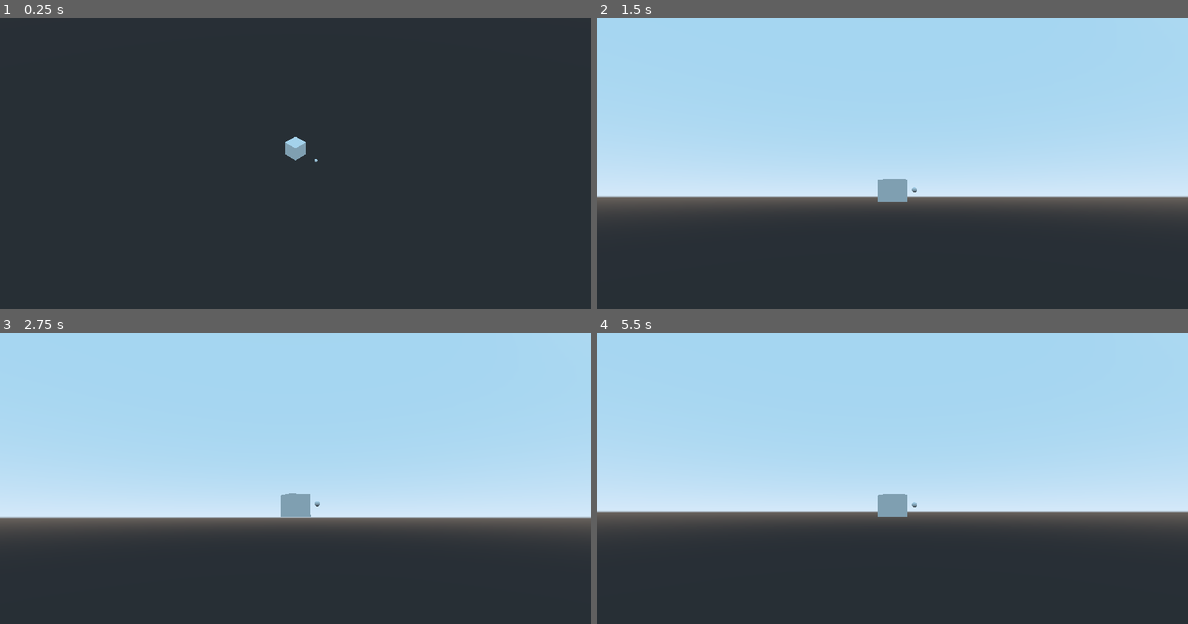
Above: before the commit, frames 1-4 (two rows, left to right).
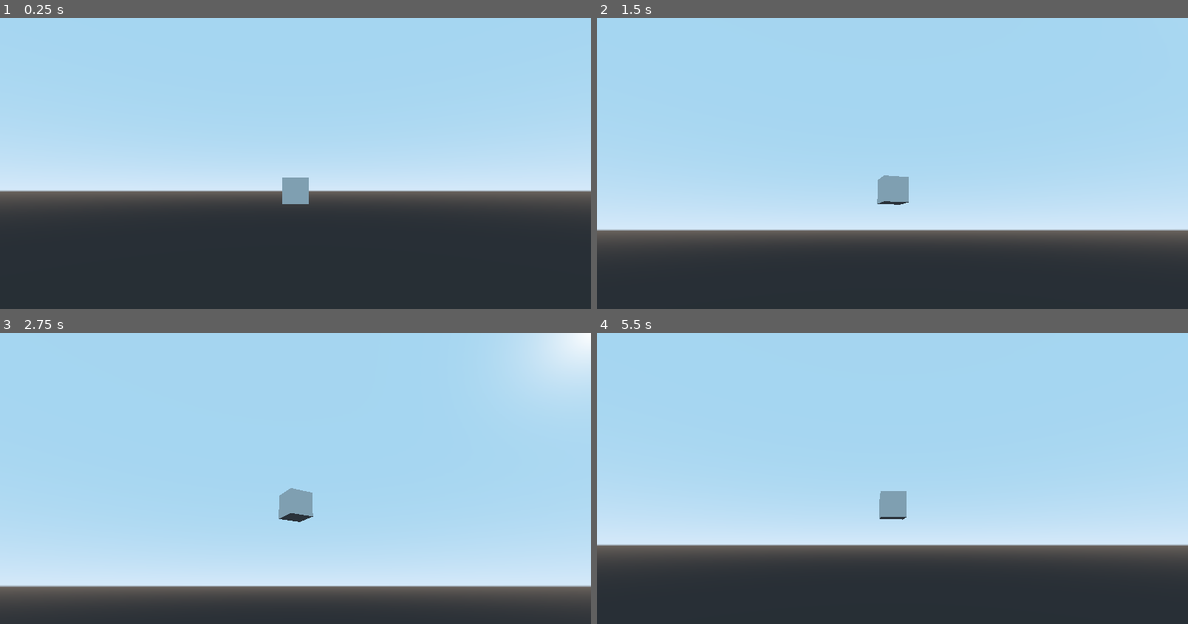
Above: after the commit, the same moments.

Repository: deengames-prototypes/3d-game
Game: Godot game, scene res://CoreGame.tscn
Same seed, same stepped clock (60 frames per second), same inputs: the game is played once before the commit and once after it.
Inputs (mouse positions are in pixels of both pictures, inside the frame that each line leads up to):
- Up to frame 1 (0.25 s): no input
- Up to frame 2 (1.5 s): tap Enter at 0.5 s; move the mouse to (1022, 172) at 0.52 s; hold Right (ui_right) 0.53-1.28 s; click (1022, 172) at 0.67 s; tap Space at 1.25 s; move the mouse to (774, 207) at 1.27 s; hold Down (ui_down) from 1.28 s (still down); click (774, 207) at 1.42 s
- Up to frame 3 (2.75 s): tap Enter at 2 s; move the mouse to (354, 429) at 2.02 s; release Down (ui_down) at 2.03 s; hold Right (ui_right) from 2.03 s (still down); click (354, 429) at 2.17 s
- Up to frame 4 (5.5 s): tap Space at 2.75, 4.25 s; move the mouse to (862, 574) at 2.77 s; release Right (ui_right) at 2.78 s; hold Up (ui_up) 2.78-3.53 s; click (862, 574) at 2.92 s; tap Enter at 3.5 s; move the mouse to (1069, 557) at 3.52 s; hold Left (ui_left) 3.53-5.03 s; click (1069, 557) at 3.67 s; move the mouse to (715, 455) at 4.27 s; click (715, 455) at 4.42 s; move the mouse to (922, 504) at 5.02 s; hold Down (ui_down) from 5.03 s (still down); click (922, 504) at 5.17 s

The runs differ from the first frame. In frame 1, 64% of the frame differs, in the area x 0-100%, y 0-66%; in frame 2, 17%; in frame 3, 38%; in frame 4, 17%.

Commit message:
Finally got rotation working https://godotengine.org/qa/41212/how-to-rotate-the-camera-around-an-object-3d

Diff:
--- a/prototypes/voxel-craft/Camera.gd
+++ /dev/null
@@ -1,39 +0,0 @@
-extends Camera
-
-const UP_VECTOR:Vector3 = Vector3(0, 1, 0)
-
-var camera_distance = 5
-var z_angle:int = 0
-var y_angle:int = 0
-var target:Spatial
-
-func target_object(obj:Spatial):
-	self.target = obj
-
-func _unhandled_input(event):
-	var moved = false
-	if Input.is_action_pressed("ui_left"):
-		z_angle += 1
-		moved = true
-	elif Input.is_action_pressed("ui_right"):
-		z_angle -= 1
-		moved = true
-
-	if Input.is_action_pressed("ui_up"):
-		y_angle += 1
-		moved = true
-	elif Input.is_action_pressed("ui_down"):
-		y_angle -= 1
-		moved = true
-
-	if event is InputEventMouseButton and event.is_pressed() and event.button_index == BUTTON_WHEEL_UP:
-		camera_distance -= 1
-		moved = true
-	if event is InputEventMouseButton and event.is_pressed() and event.button_index == BUTTON_WHEEL_DOWN:
-		camera_distance += 1
-		moved = true
-
-	if moved:
-		self.translation.z = camera_distance * cos(z_angle * PI / 180)
-		self.translation.y = camera_distance * sin(y_angle * PI / 180)
-		self.look_at(target.translation, UP_VECTOR)
--- a/prototypes/voxel-craft/CoreGame.gd
+++ b/prototypes/voxel-craft/CoreGame.gd
@@ -1,4 +1,4 @@
 extends Spatial
 
 func _ready():
-	$Camera.target_object($MeshInstance)
+	$MeshInstance/Spatial.set_target($MeshInstance)
--- a/prototypes/voxel-craft/CoreGame.tscn
+++ b/prototypes/voxel-craft/CoreGame.tscn
@@ -1,23 +1,16 @@
-[gd_scene load_steps=5 format=2]
+[gd_scene load_steps=4 format=2]
 
 [ext_resource path="res://CoreGame.gd" type="Script" id=1]
 [ext_resource path="res://ExpandableCube.tscn" type="PackedScene" id=2]
-[ext_resource path="res://Camera.gd" type="Script" id=3]
-
-[sub_resource type="SphereMesh" id=1]
-radius = 0.1
-height = 0.2
+[ext_resource path="res://Spatial.gd" type="Script" id=3]
 
 [node name="Spatial" type="Spatial"]
 script = ExtResource( 1 )
 
 [node name="MeshInstance" parent="." instance=ExtResource( 2 )]
 
-[node name="Camera" type="Camera" parent="."]
-transform = Transform( 0.707107, -0.5, 0.5, 0, 0.707107, 0.707107, -0.707107, -0.5, 0.5, 10, 10, 10 )
+[node name="Spatial" type="Spatial" parent="MeshInstance"]
 script = ExtResource( 3 )
 
-[node name="MeshInstance2" type="MeshInstance" parent="."]
-transform = Transform( 1, 0, 0, 0, 1, 0, 0, 0, 1, 1.88929, 0, 0 )
-mesh = SubResource( 1 )
-material/0 = null
+[node name="Camera" type="Camera" parent="MeshInstance/Spatial"]
+transform = Transform( 1, 0, 0, 0, 1, 0, 0, 0, 1, 10, 0, 0 )
--- /dev/null
+++ b/prototypes/voxel-craft/Spatial.gd
@@ -0,0 +1,37 @@
+extends Spatial
+
+const UP_VECTOR:Vector3 = Vector3(0, 1, 0)
+const ANGLE_INCREMENT = 3
+
+var x_angle:int = 0
+var y_angle:int = 0
+var target:Spatial
+
+func set_target(target:Spatial):
+	self.target = target
+	self.rotation.z = (y_angle * PI / 180)
+	self.rotation.y = (x_angle * PI / 180)
+	$Camera.look_at(target.translation - self.translation, UP_VECTOR)
+
+func _unhandled_input(event):
+	var moved = false
+	if Input.is_action_pressed("ui_left"):
+		x_angle += ANGLE_INCREMENT
+		moved = true
+	elif Input.is_action_pressed("ui_right"):
+		x_angle -= ANGLE_INCREMENT
+		moved = true
+
+	if Input.is_action_pressed("ui_up"):
+		y_angle += ANGLE_INCREMENT
+		moved = true
+	elif Input.is_action_pressed("ui_down"):
+		y_angle -= ANGLE_INCREMENT
+		moved = true
+
+	# https://godotengine.org/qa/41212/how-to-rotate-the-camera-around-an-object-3d
+	# Mesh => Spatial => Camera, rotate spatial, DONE
+	if moved:
+		self.rotation.z = (y_angle * PI / 180)
+		self.rotation.y = (x_angle * PI / 180)
+		$Camera.look_at(target.translation - self.translation, UP_VECTOR)
